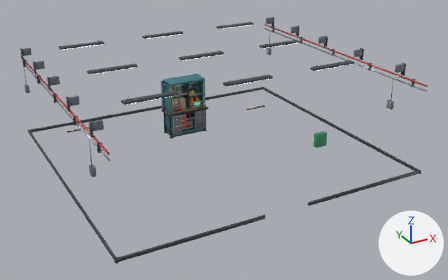
Before and after pictures for a commit that changed the Blender file assets-src/blender/room_props.blend.
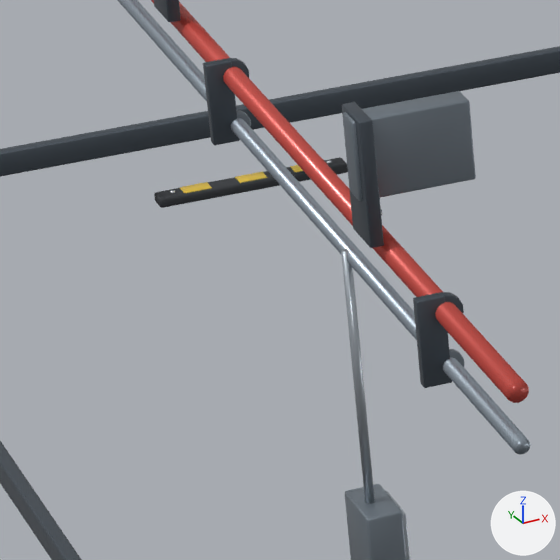
The first picture shows the older version from a 50 mm lens placed at (-9.02, -19.38, 9.01), pointed at (0.19, -2.64, 0.64). The close-ups show the older and then the newer version on the part from 11% to 25% of the width and 39% to 62% of the height of that picture. Only the edits that show in the close-ups are written down. Every picture has the same lights, and +X, +Y and +Z are marked at lower right.

Names of what the first close-up shows: 'RoomArchitectureDetails'.
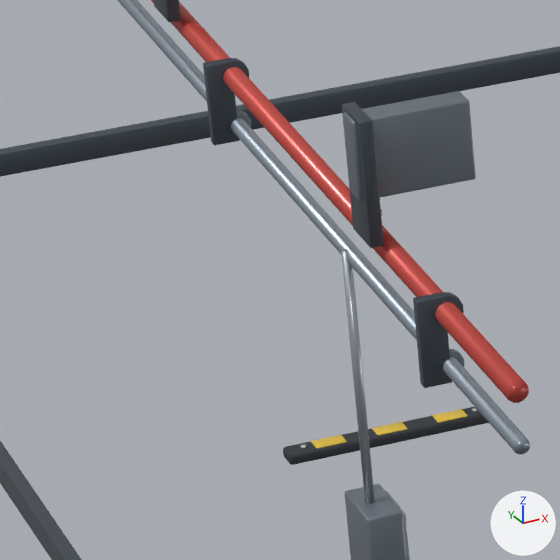
Pixel boxes [x1, y1, x2, y2] of what changed, in the close-ups (560 x 560 px; the box of a moved part takes in the faces that stretch with it):
part 1 of me_roomarchitecturedetails_mesh, moved or reshaped: before [180, 182, 212, 193]; after [311, 435, 347, 448]
part 2 of me_roomarchitecturedetails_mesh, moved or reshaped: before [235, 172, 267, 183]; after [372, 422, 408, 435]
part 3 of me_roomarchitecturedetails_mesh, moved or reshaped: before [290, 165, 303, 172]; after [432, 409, 468, 423]
part 4 of me_roomarchitecturedetails_mesh, added: after [283, 407, 489, 465]
part 5 of me_roomarchitecturedetails_mesh, deleted: before [154, 157, 348, 208]

Edits to the bpy script that builds the scene:
```text
Change me_roomarchitecturedetails_mesh:
    where me_roomarchitecturedetails_mesh.from_pydata(...)  # 8872 vertices, 8040 faces; spans x -5.16..5.16, y -6.78..2.78, z 0.0..3.45
    used by ob_roomarchitecturedetails; parent = ob_roomarchitectureroot; location = (0.0, 0.0, 0.0)
    me_roomarchitecturedetails_mesh part 1: the loose piece of 56 vertices spanning x -3.75..-3.63, y 2.01..2.09, z 0.04..0.05 is moved by (-0.27, -2.71, 0.0)
    me_roomarchitecturedetails_mesh part 2: the loose piece of 56 vertices spanning x -3.51..-3.39, y 2.01..2.09, z 0.04..0.05 is moved by (-0.27, -2.71, 0.0)
    me_roomarchitecturedetails_mesh part 3: the loose piece of 56 vertices spanning x -3.27..-3.15, y 2.01..2.09, z 0.04..0.05 is moved by (-0.27, -2.71, 0.0)
    me_roomarchitecturedetails_mesh part 4: a new loose piece of 56 vertices spanning x -4.13..-3.31, y -0.71..-0.61, z 0.0..0.05, in mat_heavyelastomerblack (dark grey #32353a)
    me_roomarchitecturedetails_mesh part 5: the loose piece of 56 vertices spanning x -3.86..-3.04, y 2.0..2.1, z 0.0..0.05 is deleted
```
